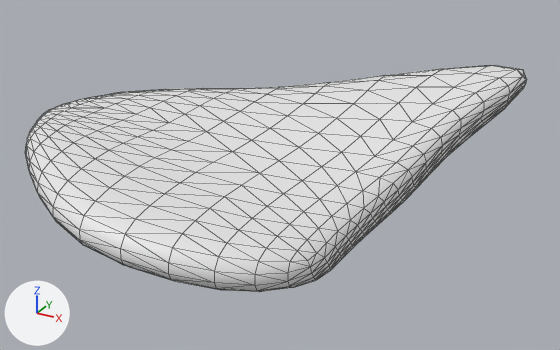
A saved change to the glTF model public/model/fish/manta/rfin.gltf.
The view is the same before and after, from a 50 mm camera at (1.14, -4.94, 3.07) aimed at (-1.79, 0.37, 0.41). The lights are fixed; the arrows at lower left show +X, +Y and +Z. Mesh edges are drawn as thin lines. Vertices at the same position are counted once.

Names of what the first picture shows: 'rfin'.
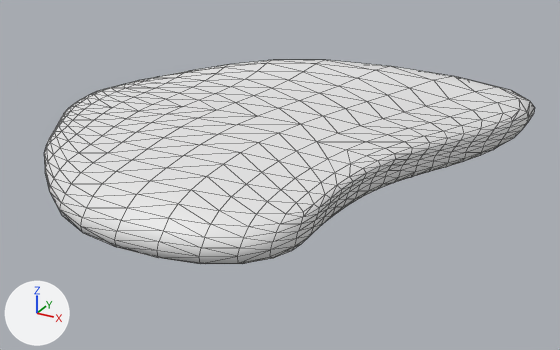
The change in detail:
me_cube is used by ob_rfin; location (-1.192, -0.715, 0.609); rotation (1.644, 0.0467, 0.164), in degrees (94, 2.7, 9.4).
me_cube had 650 vertices, 1296 faces and spanned x -2.46..1.44, y -0.38..0.4, z -2.79..0.68.
me_cube now has 650 vertices, 1296 faces and spans x -1.46..2.46, y -0.39..0.16, z -2.8..0.68.
me_cube part 1: 650 of 650 vertices moved; they spanned x -2.46..1.44, y -0.38..0.4, z -2.79..0.68 and now span x -1.46..2.46, y -0.39..0.16, z -2.8..0.68; mean shift (1.69, -0.05, 0.02); largest move (-2.46, -0.02, -0.86) -> (2.46, -0.02, -0.86).
Object 'rfin' (ob_rfin) moves from (-1.192, -0.715, 0.609) to (-1.383, -0.534, 0.375).
Object 'rfin' (ob_rfin) turns from (94, 2.7, 9.4) to (82, -175, 4.4) degrees about x, y and z.

Pixel boxes [x1, y1, x2, y2] of what changed, in the pictures (560 x 350 px; the box of a moved part takes in the faces that stretch with it):
'rfin', reshaped, moved, turned: before [25, 65, 527, 292]; after [44, 60, 535, 264]
part 1 of me_cube, moved or reshaped: before [156, 65, 518, 194]; after [219, 88, 535, 177]
